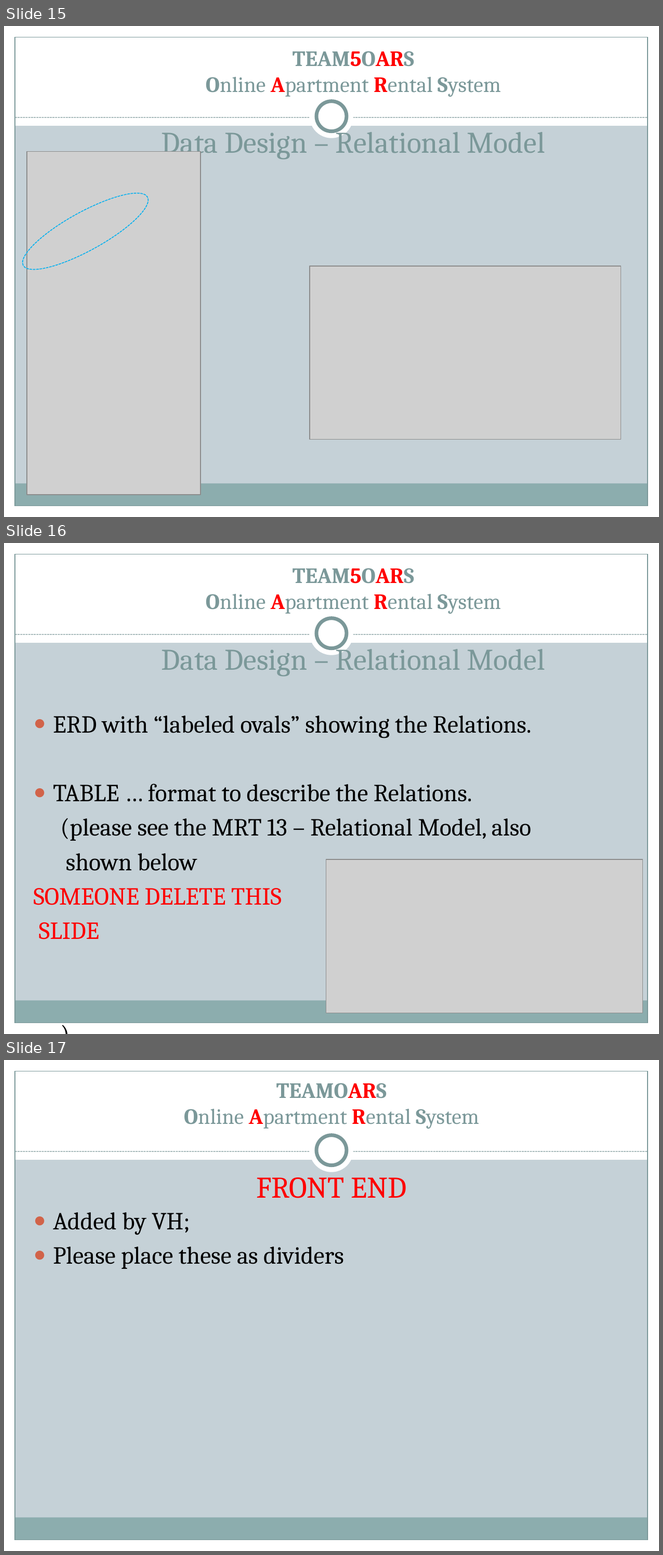
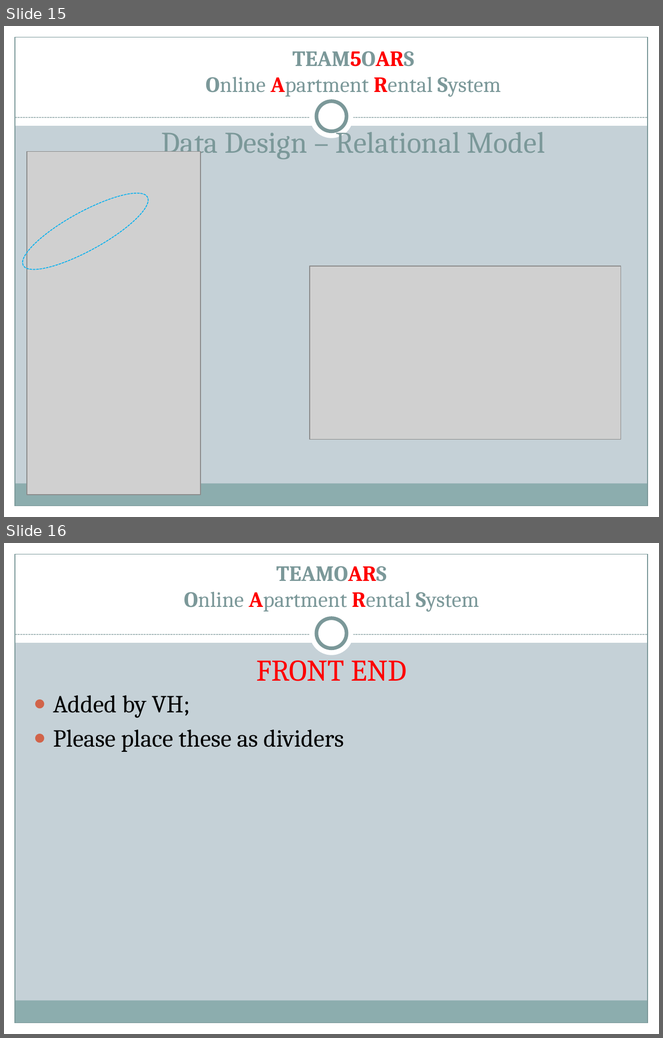
Before and after one commit to silva2972/OARS_PROJECT, a slide deck: TEAM PROJECT DELIVERABLES/TEAM5OARS.pptx. Shown one above the other, each under a label of ours: slides 15, 16 and 17 before the commit, slides 15 and 16 after it. The pictures are 663x1555 and 663x1038 pixels, drawn with LibreOffice and Linux fonts; fonts in the diff are those of the drawing; grey boxes stand for pictures. Boxes give left, top, right and bottom in pixels: in the first picture for what was removed or moved away, otherwise in the second. Text is boxed around its words. In the diff, an @@ line names an element or a change of style, - is before the commit and + after.

```diff
--- a/TEAM PROJECT DELIVERABLES/TEAM5OARS.pptx
+++ b/TEAM PROJECT DELIVERABLES/TEAM5OARS.pptx
@@ slide 16 removed at (x1=4, y1=543, x2=659, y2=1034), background #C5D1D7; not listed: 9 template elements that a slide beside it also shows @@
@@ title removed at (x1=162, y1=568, x2=545, y2=677) @@
-TEAM5OARS
-Online Apartment Rental System
-Data Design – Relational Model
@@ text removed at (x1=34, y1=716, x2=532, y2=940) @@
-● ERD with “labeled ovals” showing the Relations.
-● TABLE … format to describe the Relations.
-(please see the MRT 13 – Relational Model, also
-shown below
-SOMEONE DELETE THIS
-SLIDE
-)
@@ picture removed at (x1=326, y1=860, x2=643, y2=1014) @@
@@ what was slide 17 is now slide 16 @@
```
Also in this commit, not shown: 1 slide changed.
